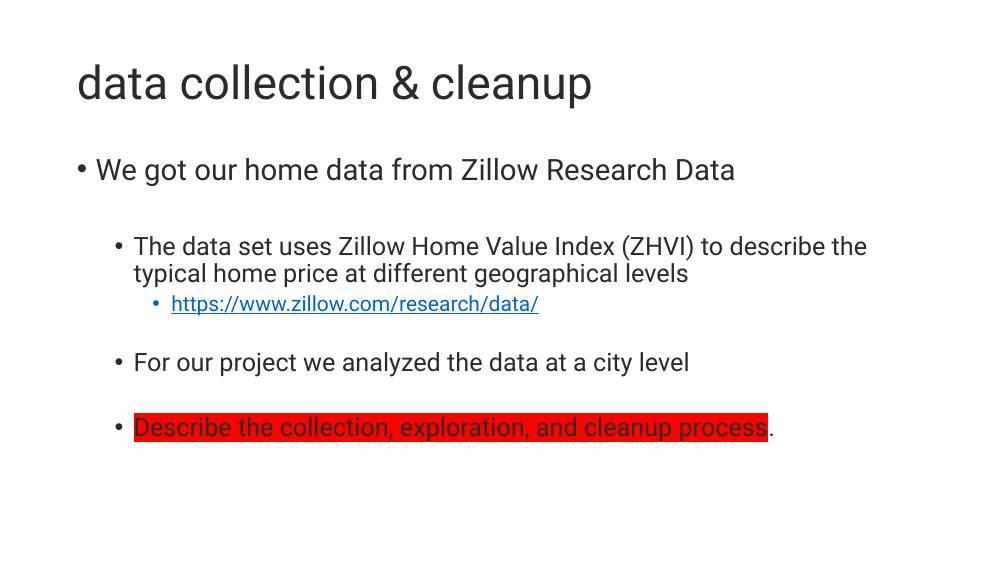
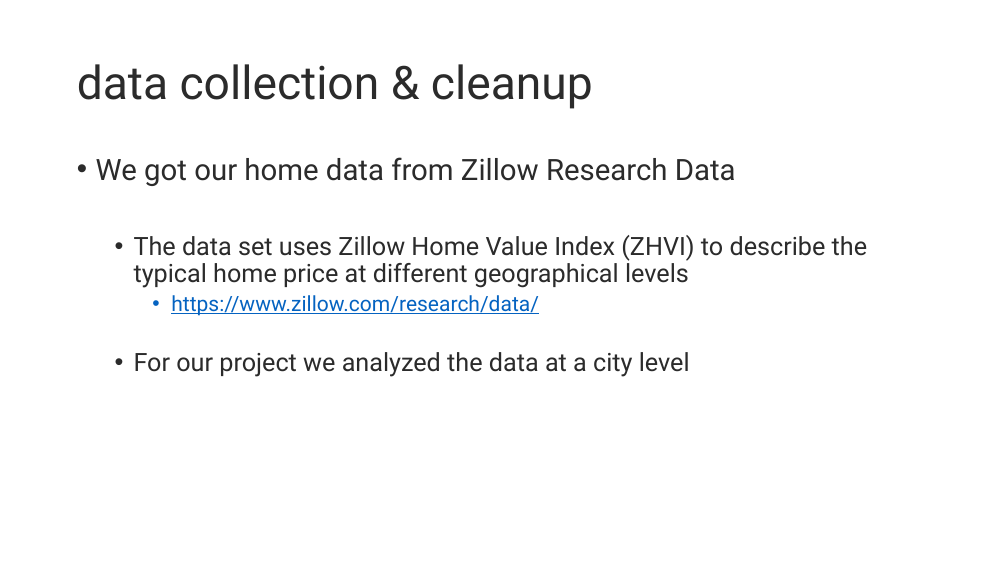
Before and after one commit to StanJohn04/Colorado_Real_Estate, a slide deck: slide 3 of Slide_Deck.pptx. Drawn at 1008x567 pixels with LibreOffice and Linux fonts; fonts in the diff are those of the drawing. Boxes give left, top, right and bottom in pixels: in the first picture for what was removed or moved away, otherwise in the second. Text is boxed around its words. In the diff, an @@ line names an element or a change of style, - is before the commit and + after.

```diff
--- a/Slide_Deck.pptx
+++ b/Slide_Deck.pptx
@@ text at <box>134,413,775,442</box>: paragraph removed @@
-  • Describe the collection, exploration, and cleanup process.
```
Also in this commit, not shown: 2 other slides changed, 4 slides added, 2 slides removed, 1 other file.
